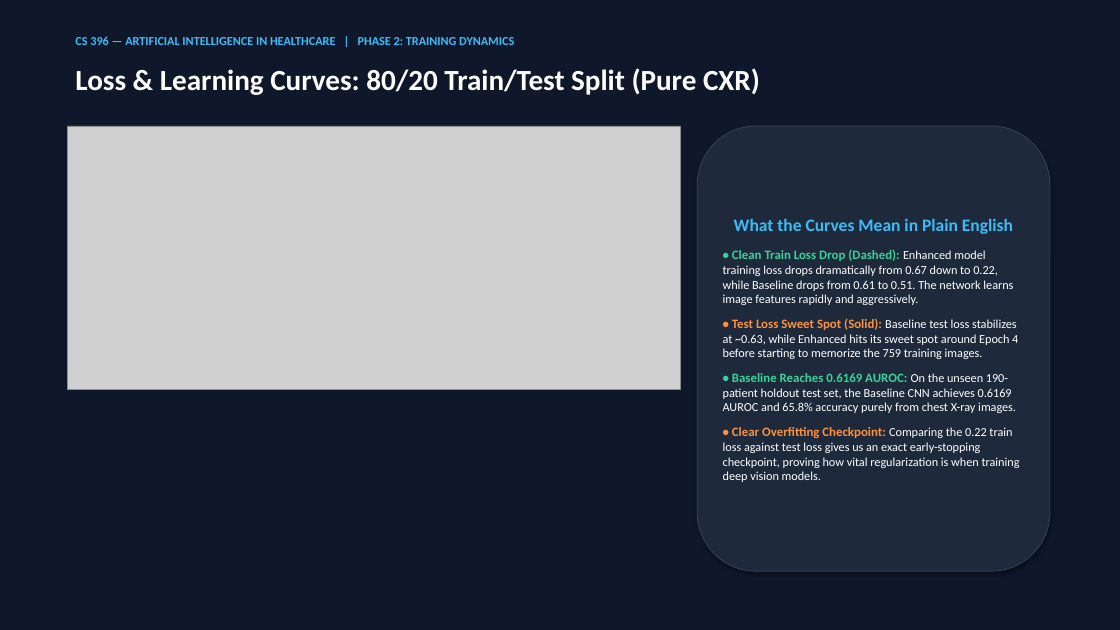
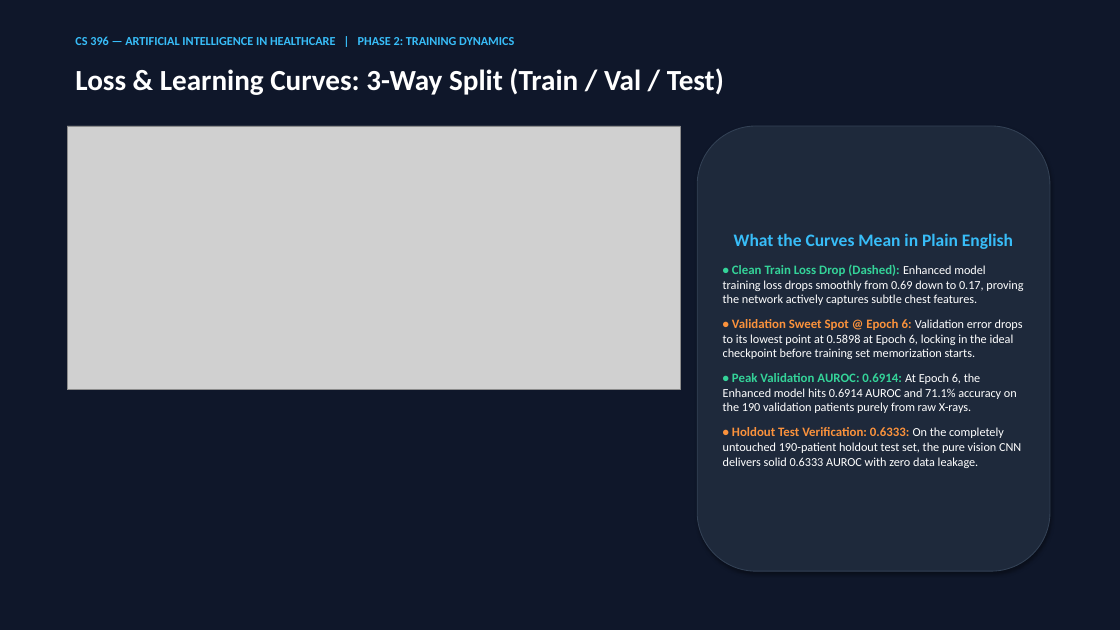
Before and after one commit to UnusualGelo/Oppurtunistic_Detection_of_Type_II_Diabetes, a slide deck: slide 7 of malek_and_angelo/malek/Malek_T2D_CNN_Presentation.pptx. Drawn at 1120x630 pixels with LibreOffice and Linux fonts; fonts in the diff are those of the drawing; grey boxes stand for pictures. Boxes give left, top, right and bottom in pixels: in the first picture for what was removed or moved away, otherwise in the second. Text is boxed around its words. In the diff, an @@ line names an element or a change of style, - is before the commit and + after.

Commit message:
feat: complete 3-way split (569 train / 190 val / 190 test) with 0.5898 sweet-spot val loss and 0.6914 val AUROC

```diff
--- a/malek_and_angelo/malek/Malek_T2D_CNN_Presentation.pptx
+++ b/malek_and_angelo/malek/Malek_T2D_CNN_Presentation.pptx
@@ text at (75,68,724,95): text changed @@
-Loss & Learning Curves: 80/20 Train/Test Split (Pure CXR)
+Loss & Learning Curves: 3-Way Split (Train / Val / Test)
@@ text in rounded rectangle at (723,264,1023,468): text changed @@
-• Clean Train Loss Drop (Dashed): Enhanced model training loss drops dramatically from 0.67 down to 0.22, while Baseline drops from 0.61 to 0.51. The network learns image features rapidly and aggressively.
-• Test Loss Sweet Spot (Solid): Baseline test loss stabilizes at ~0.63, while Enhanced hits its sweet spot around Epoch 4 before starting to memorize the 759 training images.
-• Baseline Reaches 0.6169 AUROC: On the unseen 190-patient holdout test set, the Baseline CNN achieves 0.6169 AUROC and 65.8% accuracy purely from chest X-ray images.
-• Clear Overfitting Checkpoint: Comparing the 0.22 train loss against test loss gives us an exact early-stopping checkpoint, proving how vital regularization is when training deep vision models.
+• Clean Train Loss Drop (Dashed): Enhanced model training loss drops smoothly from 0.69 down to 0.17, proving the network actively captures subtle chest features.
+• Validation Sweet Spot @ Epoch 6: Validation error drops to its lowest point at 0.5898 at Epoch 6, locking in the ideal checkpoint before training set memorization starts.
+• Peak Validation AUROC: 0.6914: At Epoch 6, the Enhanced model hits 0.6914 AUROC and 71.1% accuracy on the 190 validation patients purely from raw X-rays.
+• Holdout Test Verification: 0.6333: On the completely untouched 190-patient holdout test set, the pure vision CNN delivers solid 0.6333 AUROC with zero data leakage.
```
Also in this commit, not shown: 10 other files.
